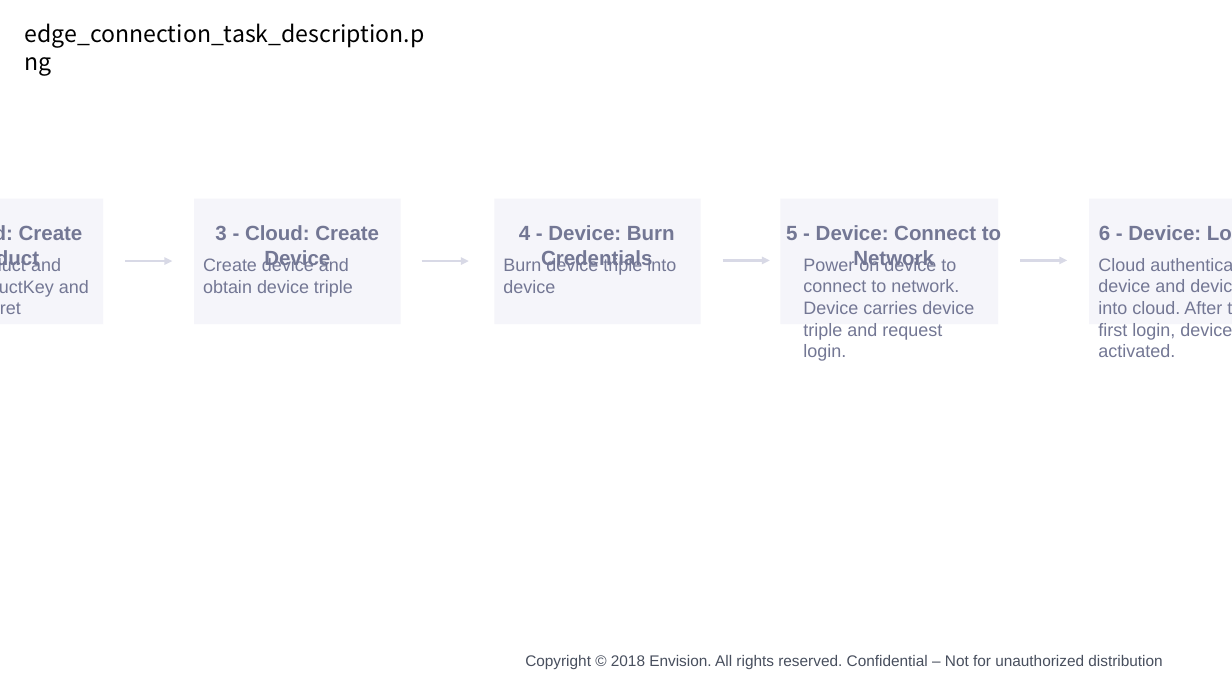
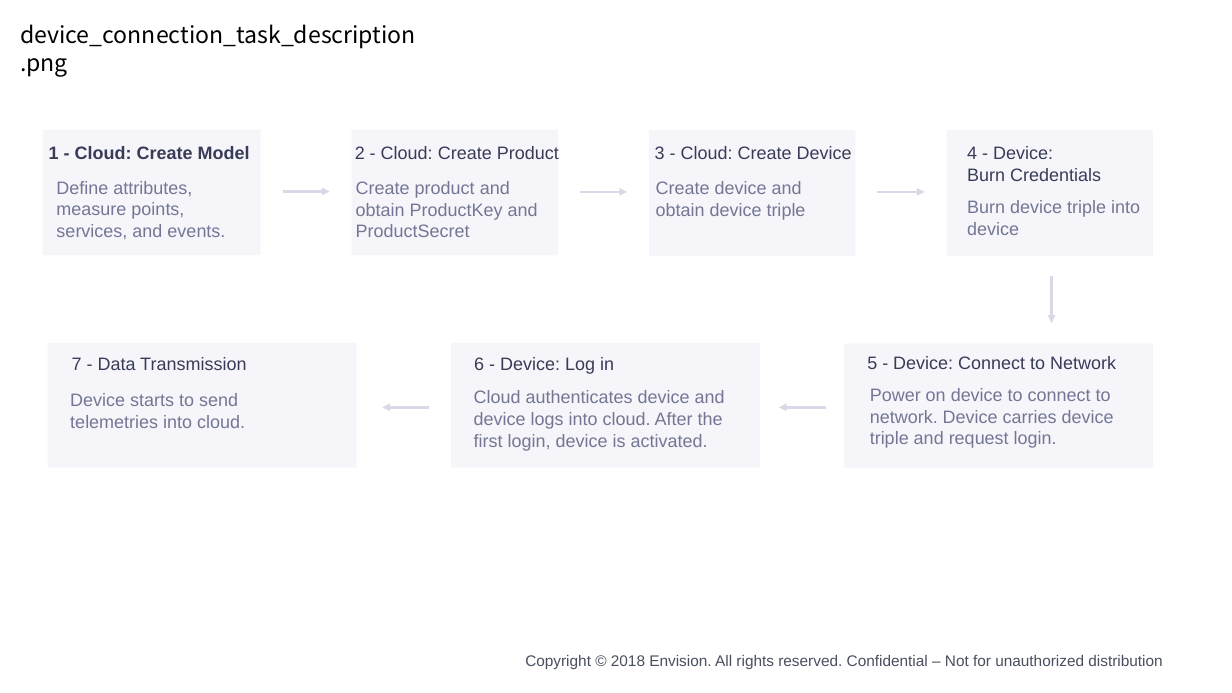
Before and after one commit to kikuchiyo/device_connection_en, a slide deck: slide 3 of media/device_en.pptx. Drawn at 1232x693 pixels with LibreOffice and Linux fonts; fonts in the diff are those of the drawing; background and template pictures are left out. Boxes give left, top, right and bottom in pixels: in the first picture for what was removed or moved away, otherwise in the second. Text is boxed around its words. In the diff, an @@ line names an element or a change of style, - is before the commit and + after.

```diff
--- a/media/device_en.pptx
+++ b/media/device_en.pptx
@@ text at bbox=[20, 24, 416, 77]: text changed @@
-edge_connection_task_description.png
+device_connection_task_description.png
@@ rectangle: place and size @@
-rectangle at bbox=[194, 199, 400, 324]
+rectangle at bbox=[43, 129, 261, 255]
@@ text "2 - Cloud: Create Product": place and size @@
-text "2 - Cloud: Create Product" at bbox=[19, 226, 83, 240]
+text "2 - Cloud: Create Product" at bbox=[355, 146, 559, 159]
@@ text "2 - Cloud: Create Product" at bbox=[355, 146, 559, 159]: size 16 to 14 pt, text colour #737794 to #383C57, bold off @@
@@ 2 arrows, 1 rectangle: place and size @@
-2 arrows, 1 rectangle at bbox=[421, 199, 1067, 324]
+2 arrows, 1 rectangle at bbox=[283, 129, 925, 255]
@@ text "3 - Cloud: Create Device" at bbox=[655, 146, 852, 159]: size 16 to 14 pt, text colour #737794 to #383C57, bold off @@
@@ text "3 - Cloud: Create Device": place and size @@
-text "3 - Cloud: Create Device" at bbox=[215, 225, 379, 270]
+text "3 - Cloud: Create Device" at bbox=[655, 146, 852, 159]
@@ rectangle: place and size @@
-rectangle at bbox=[781, 199, 999, 324]
+rectangle at bbox=[650, 130, 856, 256]
@@ rectangle: place and size @@
-rectangle at bbox=[1090, 199, 1232, 324]
+rectangle at bbox=[946, 130, 1153, 256]
@@ text at bbox=[967, 146, 1101, 181]: text changed; size 16 to 14 pt; text colour #737794 to #383C57; bold off @@
-4 - Device: Burn Credentials
+4 - Device:
+Burn Credentials
@@ text "Create product and obtain ProductKey ..." rewrapped from bbox=[203, 257, 349, 293] to bbox=[356, 181, 538, 237] @@
@@ text "Create device and obtain device ..." rewrapped from bbox=[59, 257, 353, 297] to bbox=[656, 181, 806, 220] @@
@@ rectangle removed at bbox=[0, 199, 103, 324] @@
@@ arrow moved from (723, 261) - (770, 261) to (580, 192) - (628, 192) @@
@@ text "Burn device triple into device" rewrapped from bbox=[503, 226, 676, 293] to bbox=[967, 200, 1140, 235] @@
@@ text "6 - Device: Log in" at bbox=[474, 357, 614, 374]: size 16 to 14 pt, text colour #737794 to #383C57, bold off; alignment centre to left @@
@@ text "6 - Device: Log in": place and size @@
-text "6 - Device: Log in" at bbox=[1099, 225, 1232, 240]
+text "6 - Device: Log in" at bbox=[474, 357, 614, 374]
@@ text "5 - Device: Connect to ...": place and size @@
-text "5 - Device: Connect to ..." at bbox=[786, 225, 1001, 270]
+text "5 - Device: Connect to ..." at bbox=[867, 356, 1116, 369]
@@ text "5 - Device: Connect to ..." at bbox=[867, 356, 1116, 369]: size 16 to 14 pt, text colour #737794 to #383C57, bold off; alignment centre to left @@
@@ text "Cloud authenticates device and device ..." rewrapped from bbox=[1098, 258, 1232, 357] to bbox=[474, 390, 725, 451] @@
@@ text "Power on device to connect ..." rewrapped from bbox=[803, 257, 974, 361] to bbox=[870, 388, 1114, 448] @@
@@ group added at bbox=[48, 146, 1153, 468]: 4 texts, 3 rectangles, 2 arrows @@
+1 - Cloud: Create Model
+Define attributes, measure points, services, and events.
+7 - Data Transmission
+Device starts to send telemetries into cloud.
@@ arrow moved from (125, 262) - (172, 262) to (826, 408) - (779, 408) @@
```
Also in this commit, not shown: 4 other slides changed, 7 other files.
